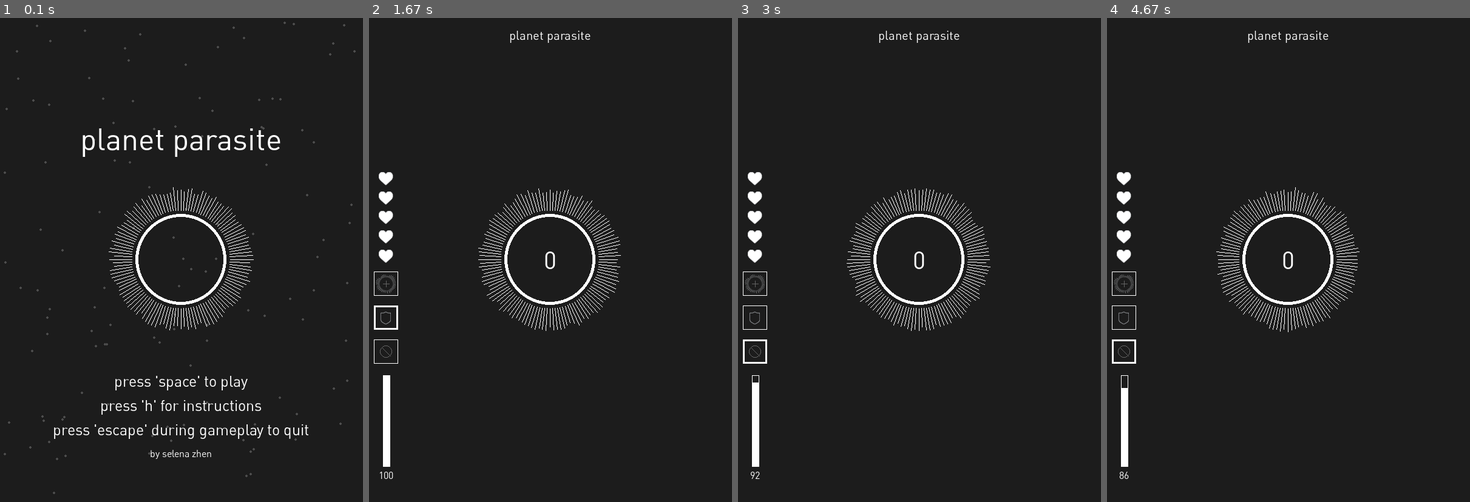
Above: before the commit, frames 1-4 (left to right).
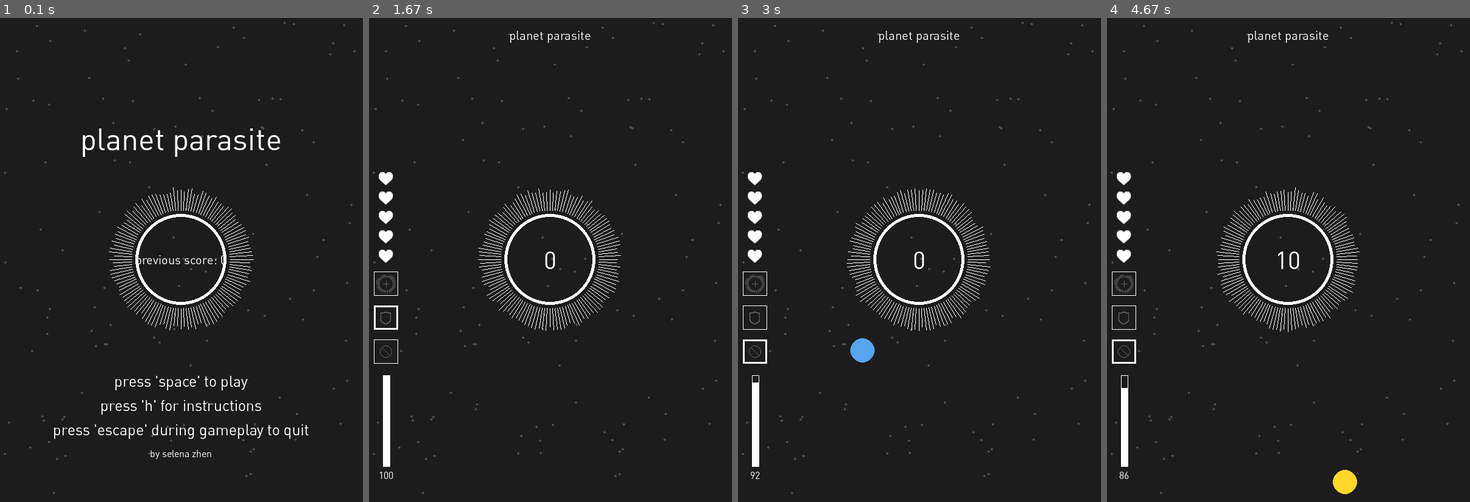
Above: after the commit, the same moments.

Repository: selenazhen/planetParasite
Game: pygame game, started from Game.py
Same seed, same stepped clock (60 frames per second), same inputs: the game is played once before the commit and once after it.
Inputs:
- Up to frame 1 (0.1 s): no input
- Up to frame 2 (1.67 s): tap Space at 0.33, 0.73, 1.03, 1.23 s; hold Right 0.67-1.13 s; hold Up 1.17-1.47 s; hold W 1.17-1.47 s
- Up to frame 3 (3 s): hold Left 2-2.53 s; tap Space at 2.07, 2.37, 2.63, 2.97 s; tap 1 at 2.15 s; hold Down 2.57-2.87 s; hold S 2.57-2.87 s; hold Left from 2.9 s (still down)
- Up to frame 4 (4.67 s): tap Space at 3.27, 3.4, 4.47 s; release Left at 3.3 s; hold Up 3.33-3.7 s; hold W 3.33-3.7 s; tap 1 at 3.48 s; hold Down from 4.4 s (still down); hold S from 4.4 s (still down)

The runs differ from the first frame. In frame 1, 0.1% of the frame differs, in the area x 38-62%, y 48-51%; in frame 2, 0.3%; in frame 3, 0.6%; in frame 4, 0.7%, in the area x 1-98%, y 0-99%.

Commit message:
cleaned half of code

Diff:
--- a/Game.py
+++ b/Game.py
@@ -32,6 +32,7 @@
         self.key2 = pygame.image.load('img/key_2.png').convert_alpha()
         self.keyArrows = pygame.image.load('img/key_arrows.png').convert_alpha()
 
+        #for game
         self.planetGroup = pygame.sprite.Group()
         self.parasite = pygame.sprite.Group()
         self.inhabitedGroup = pygame.sprite.Group()
@@ -40,47 +41,42 @@
         self.eatMeStopGroup = pygame.sprite.Group()
         self.eatMeTenGroup = pygame.sprite.Group()
         self.eatMeLifeGroup = pygame.sprite.Group()
-
-        self.titleGroup = pygame.sprite.Group()
-        self.parasiteTitle = pygame.sprite.Group()
-        self.instructionsInhabited = pygame.sprite.Group()
-
+        parasiteNew = Parasite(self.parasiteSize)
+        self.parasite.add(parasiteNew)
+
+        #add static stars
         self.starList = []
-
-        #add static stars
         for star in range(125):
             starCoordsX = random.randrange(0,self.width)
             starCoordsY = random.randrange(0,self.height)
             self.starList.append((starCoordsX,starCoordsY))
 
-        #tentacle variables
-        self.divisions = 120
-        self.tentaclesMin = 35
-        self.tentaclesMax = 45
-
-        parasiteNew = Parasite(self.parasiteSize)
-        self.parasite.add(parasiteNew)
-
+        #for splash screen
+        self.parasiteTitle = pygame.sprite.Group()
+        self.instructionsInhabited = pygame.sprite.Group()
+        self.titleGroup = pygame.sprite.Group()
         parasiteTitleNew = Parasite(self.parasiteSize)
         self.parasiteTitle.add(parasiteTitleNew)
-
         titleNew = Title()
         self.titleGroup.add(titleNew)
-
         inhabitedTitleNew = Inhabited((self.width//20)*27,(self.height//10)*15)
         self.instructionsInhabited.add(inhabitedTitleNew)
         self.formed = False
 
+
+
     def drawInstructions(self,screen):
         screen.fill(self.bgColor)
         w,h,m = self.width,self.height,self.margin
 
+        #title
         titleFont = pygame.font.Font("DINPro.otf", 30)
         titleText = titleFont.render('how to play', True, WHITE)
         titleRect = titleText.get_rect()
         titleRect.centerx = self.width//2
         titleRect.centery = (self.height//20)*2
 
+        #nav instructions
         navFont = pygame.font.Font("DINPro.otf", 15)
         navText = navFont.render("use arrow keys to navigate instruction pages", True, WHITE)
         navRect = navText.get_rect()
@@ -90,19 +86,22 @@
         parFont = pygame.font.Font("DINPro.otf", 20)
         desFont = pygame.font.Font("DINPro.otf", 18)
 
-        if self.instructionsPage == 1:
+        if self.instructionsPage == 1:  #instructions page 1
+            # parasite description
             parasiteFont = pygame.font.Font("DINPro.otf", 19)
             parasiteText = parasiteFont.render("this is you (a parasite)", True, WHITE)
             parasiteRect = parasiteText.get_rect()
             parasiteRect.left = (self.width//40)*5
             parasiteRect.centery = (self.height//20)*6
 
+            # general planets description
             planetFont = pygame.font.Font("DINPro.otf", 19)
             planetText = planetFont.render('these are uninhabited planets', True, WHITE)
             planetRect = planetText.get_rect()
             planetRect.left = (self.width//40)*5
             planetRect.centery = (self.height//20)*11
 
+            # developing/inhabited description
             inhabitedFont = pygame.font.Font("DINPro.otf", 19)
             if not self.formed:
                 inhabitedText = inhabitedFont.render('this is a developing planet', True, WHITE)
@@ -112,7 +111,8 @@
             inhabitedRect.left = (self.width//40)*5
             inhabitedRect.centery = (self.height//20)*16
 
-            if self.frameCount >= 60 and self.frameCount % 3 == 0: #inhabited planets get larger and larger as time goes on
+            #inhabited planets get larger and larger as time goes on
+            if self.frameCount >= 60 and self.frameCount % 3 == 0:
                 for inhabited in self.instructionsInhabited:
                     #if inhabited planet gets larger than a certain size:
                     if (inhabited.inhabitedSize >= .06*min(inhabited.imageX,inhabited.imageY)):
@@ -158,7 +158,7 @@
 
             screen.blit(navText,navRect)
 
-        if self.instructionsPage == 2: #second instructions page
+        if self.instructionsPage == 2: #instructions page 2
             screen.blit(titleText, titleRect)
 
             text1 = wrapline("capture the uninhabited planets and the developing planets but avoid the fully formed inhabited planets.", desFont, 475)
@@ -194,6 +194,7 @@
                 parRect.centery = (self.height//40)*17 + (lineSpacing*k)
                 screen.blit(parText, parRect)
 
+            # eat me freeze description
             blueText1 = wrapline("freeze: temporarily freeze all developing inhabited planets", desFont, 400)
             pygame.draw.circle(screen, BLUE,
                             (self.width//5,(self.height//40)*22),
@@ -205,6 +206,7 @@
                 blueRect.centery = (self.height//40)*21 + (lineSpacing*l)
                 screen.blit(blueText, blueRect)
 
+            # eat me invincibility description
             yellowText1 = wrapline("invincibility: become temporarily immune to all fully formed inhabited planets",desFont,400)
             pygame.draw.circle(screen, YELLOW,
                             (self.width//5,(self.height//40)*26),
@@ -216,6 +218,7 @@
                 yellowRect.centery = (self.height//40)*25 + (lineSpacing*m)
                 screen.blit(yellowText, yellowRect)
 
+            # eat me tentacle description
             greenText1 = wrapline("growth: increase your tentacle radius temporarily, regardless of number of remaining lives",desFont,400)
             pygame.draw.circle(screen, GREEN,
                             (self.width//5,(self.height//40)*30),
@@ -236,7 +239,7 @@
 
             screen.blit(navText,navRect)
 
-        if self.instructionsPage == 3:
+        if self.instructionsPage == 3:   #instructions page 3
             screen.blit(self.keyboard,(w//14,h//5))
             screen.blit(self.keyArrows,(w//8,(h//20)*10))
             screen.blit(self.keyW,((w//12)*2,(h//20)*12))
@@ -272,10 +275,10 @@
 
             screen.blit(navText,navRect)
 
-        if self.instructionsPage == 4: #return to splash screen
+        #return to splash screen
+        if self.instructionsPage == 4:
             self.instructions = False
 
-        # screen.blit(parasiteText, parasiteRect)
 
     def drawSplash(self,screen):
         screen.fill(self.bgColor)
@@ -289,6 +292,12 @@
         nameRect = nameText.get_rect()
         nameRect.centerx = (self.width//2)
         nameRect.centery = (self.height//20)*18
+
+        highScoreFont = pygame.font.Font("DINPro.otf", 20)
+        highScoreText = highScoreFont.render('previous score: %d' % (self.highScore), True, WHITE)
+        highScoreRect = highScoreText.get_rect()
+        highScoreRect.centerx = (self.width//2)
+        highScoreRect.centery = (self.height//2)
 
         pygame.draw.circle(screen, WHITE,(self.tw//2,self.th//2), self.parasiteSize, 5) #draw parasite
         for div in range(self.divisions):
@@ -312,6 +321,7 @@
 
         self.titleGroup.draw(screen)
         screen.blit(nameText, nameRect)
+        screen.blit(highScoreText, highScoreRect)
 
     def drawGame(self, screen):
         screen.fill(self.bgColor)
@@ -340,9 +350,8 @@
             # print ('new planet')
 
         #add eat me powerups at random time
-        if self.frameCount % random.randrange(500,600) == 0:
+        if self.frameCount % random.randrange(100,200) == 0:
             eatMeColors = [YELLOW,BLUE,GREEN]
-            # eatMeColors = [GREEN]
             eatMe = Planet(0,random.choice(eatMeColors))
             if eatMe.color == YELLOW: #if invincibility planet
                 self.eatMeInvGroup.add(eatMe)
@@ -351,11 +360,12 @@
             elif eatMe.color == GREEN: #if ten len
                 self.eatMeTenGroup.add(eatMe)
 
-        #add life at random times, less frequent
+        #add a life at random times, less frequent
         if self.frameCount % random.randrange(1000,1500) == 0:
             eatMe = Health()
             self.eatMeLifeGroup.add(eatMe)
 
+        #collision detections:
         for parasite in self.parasite:
             if self.attack:
                 collisionAttackList = pygame.sprite.spritecollide(parasite,self.inhabitedGroup,  False,
@@ -364,41 +374,37 @@
                     self.inhabitedGroup.remove(attacked)
 
             elif not self.attack: # if attack mode off and invincibility not enabled
-                #if collide with a planet
+                #if collision with a planet
                 collisionPlanetsList = pygame.sprite.spritecollide(parasite,self.planetGroup,  False,
                                 pygame.sprite.collide_circle)
                 for capturedPlanet in collisionPlanetsList:
                     self.planetGroup.remove(capturedPlanet)
                     self.score += 10
-                #if collide with heart
+                #if collision with heart
                 collisionEatMeLifeList = pygame.sprite.spritecollide(parasite,self.eatMeLifeGroup,  False,
                                 pygame.sprite.collide_circle)
                 for eatMeLife in collisionEatMeLifeList:
                     self.eatMeLifeGroup.remove(eatMeLife)
                     self.lives += 1
                     self.lives = min(self.lives,5)
-                    print ('eat me stop collected')
-                #if collided with eat me stop
+                #if collision with eat me stop
                 collisionEatMeStopList = pygame.sprite.spritecollide(parasite,self.eatMeStopGroup,  False,
                                 pygame.sprite.collide_circle)
                 for eatMeStop in collisionEatMeStopList:
                     self.eatMeStopGroup.remove(eatMeStop)
                     self.eatMeStop = "collected"
-                    print ('eat me stop collected')
-                #if collide with eat me invincible
+                #if collision with eat me invincible
                 collisionEatMeInvList = pygame.sprite.spritecollide(parasite,self.eatMeInvGroup,  False,
                                 pygame.sprite.collide_circle)
                 for eatMeInv in collisionEatMeInvList:
                     self.eatMeInvGroup.remove(eatMeInv)
                     self.eatMeInv = "collected"
-                    print ('eat me inv collected')
-                #if collide with ten len invincible
+                #if collision with ten len invincible
                 collisionEatMeInvList = pygame.sprite.spritecollide(parasite,self.eatMeTenGroup,  False,
                                 pygame.sprite.collide_circle)
                 for eatMeTen in collisionEatMeInvList:
                     self.eatMeTenGroup.remove(eatMeTen)
                     self.eatMeTen = "collected"
-                    print ('eat me ten collected')
                 #if invincibility is not on, inhabited can harm parasite
                 if not self.eatMeInv == "enabled":
                     collisionInhabitedList = pygame.sprite.spritecollide(parasite,self.formedInhabitedGroup,
@@ -413,27 +419,32 @@
             if self.lives == 4:
                 self.tentaclesMin = 25
                 self.tentaclesMax = 35
+                self.divisions = 100
             if self.lives == 3:
                 self.tentaclesMin = 15
                 self.tentaclesMax = 25
+                self.divisions = 90
             if self.lives == 2:
                 self.tentaclesMin = 5
                 self.tentaclesMax = 15
+                self.divisions = 80
             if self.lives == 1:
                 self.tentaclesMin = 3
                 self.tentaclesMax = 6
+                self.divisions = 70
             if self.lives == 0:
-                self.tentaclesMin = 999
-                self.tentaclesMax = 1000
                 self.gamePlay = False
-
-        self.parasite.update(self.tentaclesMax-7) #reduce radius by a few pixels to get make appearance better
+                self.tentaclesMin = 35
+                self.tentaclesMax = 45
+                self.highScore = self.score
+
+        #reduce radius by a few pixels to get make appearance better
+        self.parasite.update(self.tentaclesMax-7)
 
         #DRAW STATEMENTS
-
-        self.inhabitedGroup.draw(screen) #keep this at bottom of draw statements
-
-        # self.capturedGroup.draw(screen) #THIS IS MAKING IT SLOW :((((
+        self.inhabitedGroup.draw(screen) #keep this at bottom of all draw statements
+        for star in self.starList:
+            pygame.draw.circle(screen, DARKGREY,(star[0],star[1]),2)
         self.planetGroup.draw(screen)
         self.formedInhabitedGroup.draw(screen)
         self.parasite.draw(screen)
@@ -454,7 +465,6 @@
 
         #draw lives
         hX = self.width//20
-        # hY = (self.height//28)*13
         for i in range(self.lives):
             hY = (self.height//25)*(8+ i)
             screen.blit(self.heartFilled,(hX-12,hY))
@@ -462,18 +472,28 @@
             hY = (self.height//25)*(8+ i)
             screen.blit(self.heartEmpty,(hX-12,hY))
 
-        # eatMeStop discontinue growth of developing planets BLUE 1
+        # eatMeStop discontinue growth of developing planets (BLUE 1)
         eSX = self.width//20
         eSY = (self.height//28)*19
         if self.eatMeStop == "collected":
             pygame.draw.rect(screen,BLUE,(eSX-20,eSY,40,40))
+            if self.frameCount % 5 == 0: #inhabited planets get larger and larger as time goes on
+                for inhabited in self.inhabitedGroup:
+                    #if inhabited planet gets larger than a certain size
+                    if (inhabited.inhabitedSize >= .15*min(inhabited.imageX,inhabited.imageY)):
+                        inhabited.stopUpdating(WHITE)
+                        inhabited.dotted()
+                        self.formedInhabitedGroup.add(inhabited)
+                        self.inhabitedGroup.remove(inhabited)
+                    else:
+                        inhabited.update()
         if self.eatMeStop == "enabled":
             self.eatMeStopCount += 1
             pygame.draw.rect(screen,RED,(eSX-20,eSY,40,40))
             if self.eatMeStopCount >= 100: #timer ends for eatme powerup
                 self.eatMeStop = "empty"
                 self.eatMeStopCount = 0
-        if (self.eatMeStop == "empty"):
+        if self.eatMeStop == "empty":
             pygame.draw.rect(screen,CHARCOAL,(eSX-20,eSY,40,40))
             if self.frameCount % 5 == 0: #inhabited planets get larger and larger as time goes on
                 for inhabited in self.inhabitedGroup:
@@ -492,7 +512,7 @@
         pygame.draw.circle(screen,GREY,(eSX,eSY+20),10,1)
         pygame.draw.line(screen,GREY,(eSX-7,eSY-7+20),(eSX+7,eSY+7+20),1)
 
-        # eatMeInv invincibility YELLOW 2
+        # eatMeInv invincibility (YELLOW 2)
         eIX = self.width//20
         eIY = (self.height//28)*17
         if self.eatMeInv == "collected":
@@ -511,7 +531,7 @@
             pygame.draw.rect(screen,WHITE,(eIX-20,eIY,40,40),1) #border box
         screen.blit(self.shield,(eIX-9,eIY+10))
 
-        # eatMeTen increase tentacle lengths regardless of lives GREEN 3
+        # eatMeTen increase tentacle lengths regardless of lives (GREEN 3)
         eTX = self.width//20
         eTY = (self.height//28)*15
         if self.eatMeTen == "collected":
@@ -534,7 +554,7 @@
         pygame.draw.line(screen,GREY,(eTX-5,eTY+20),(eTX+5,eTY+20),1) #plus sign horizontal
         screen.blit(self.tentImage,(eTX-17,eTY+5))
 
-        #attack stuff here
+        # attack Mode
         if self.attack:
             self.tentacleColor = RED
             self.attackMeter -= 3 #reduce attack meter faster
@@ -561,16 +581,7 @@
         attackRect.centerx = aX
         attackRect.centery = aY0 + 15
 
-        # pygame.draw.rect(screen, CHARCOAL,(0, 0, w, m)) #border top rect
-        # pygame.draw.rect(screen, CHARCOAL,(0, 0, m, h)) #border bottom rect
-        # pygame.draw.rect(screen, CHARCOAL,(w-m, 0, m, h)) #border top rect
-        # pygame.draw.rect(screen, CHARCOAL,(0, h-m, w, m)) #border top rect
-        #
-        # pygame.draw.rect(screen, WHITE,(m,m, w-(2*m),h-(2*m)), 2) #border
-
-        # for star in self.starList:
-        #     pygame.draw.circle(screen, DARKGREY,(star[0],star[1]),2)
-
+        #draw text
         screen.blit(scoreText, scoreRect)
         screen.blit(textTitle, textTitlerect)
         screen.blit(attackText, attackRect)
--- a/pygamegame.py
+++ b/pygamegame.py
@@ -34,6 +34,9 @@
 
    ##   def timerFired(self, dt):
     #     pass
+
+    def drawEndScreen(self, screen):
+        pass
 
     def drawGame(self, screen):
         pass
@@ -57,7 +60,7 @@
         self.frameRate = 60
         self.startTime = 0
         self.speed = 22
-        self.lives = 5
+        self.lives = 1
         self.hSpeed = 0 #acceleration horizontally
         self.vSpeed = 0 #acceleration vertically
         self.gamePlay = False
@@ -68,7 +71,11 @@
         self.attack = False
         self.attackMeter = 100
         self.tentacleColor = WHITE
+        self.divisions = 120
+        self.tentaclesMin = 35
+        self.tentaclesMax = 45
         self.parasiteSize = parasiteSize
+        self.highScore = 0
 
         self.eatMeStop = "empty"
         self.eatMeInv = "empty"
@@ -209,6 +216,7 @@
             if not self.gamePlay and self.instructions:
                 self.drawInstructions(self.screen)
 
+
             basicfont = pygame.font.Font("DINPro.otf", 20)
 
             self.frameCount += 1
Not shown, changed: README.md
